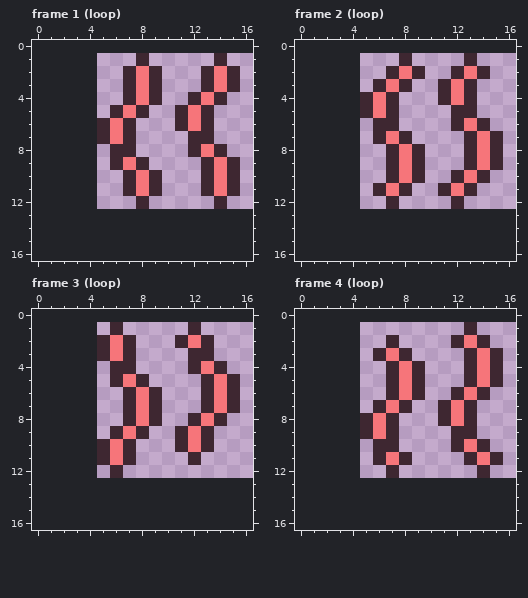
Two versions of one pixel-art file, art/hits/fx-status-stinky@75.aseprite. The picture above was drawn from the file before the commit.
12x12 pixels, 4 frames. Shown: frame 1 (loop), frame 2 (loop), frame 3 (loop), frame 4 (loop). The old version is drawn lined up with the new one, on the new canvas.
Now the later version:
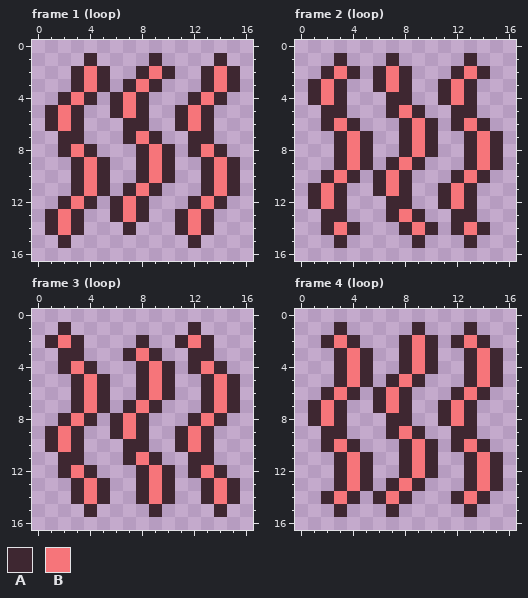
Palette (. is transparent): A #3e2731  B #f6757a
Difference:
canvas 12x12 -> 17x17, the old top-left corner now at 5,1
--- frame 1 (loop)
@@ x 0..16 @@
  0 .................
- 1 ........A.....A..
- 2 .......ABA...ABA.
- 3 .......ABA...ABA.
- 4 .......ABA..ABA..
- 5 ......ABA..ABA...
- 6 .....ABA...ABA...
- 7 .....ABA....AA...
- 8 ......AA....ABA..
- 9 ......ABA....ABA.
-10 .......ABA...ABA.
-11 .......ABA...ABA.
-12 ........A.....A..
-13 .................
-14 .................
-15 .................
+ 1 ....A....A....A..
+ 2 ...ABA..ABA..ABA.
+ 3 ...ABA.ABA...ABA.
+ 4 ..ABA.ABA...ABA..
+ 5 .ABA..ABA..ABA...
+ 6 .ABA...AA..ABA...
+ 7 ..AA...ABA..AA...
+ 8 ..ABA...ABA.ABA..
+ 9 ...ABA..ABA..ABA.
+10 ...ABA..ABA..ABA.
+11 ...ABA.ABA...ABA.
+12 ..ABA.ABA...ABA..
+13 .ABA..ABA..ABA...
+14 .ABA...A...ABA...
+15 ..A.........A....
 16 .................
--- frame 2 (loop)
@@ x 0..16 @@
  0 .................
- 1 ........A....A...
- 2 .......ABA..ABA..
- 3 ......ABA..ABA...
- 4 .....ABA...ABA...
- 5 .....ABA....AA...
- 6 ......AA....ABA..
- 7 ......ABA....ABA.
- 8 .......ABA...ABA.
- 9 .......ABA...ABA.
-10 .......ABA..ABA..
-11 ......ABA..ABA...
-12 .......A....A....
-13 .................
-14 .................
-15 .................
+ 1 ...A...A.....A...
+ 2 ..ABA.ABA...ABA..
+ 3 .ABA..ABA..ABA...
+ 4 .ABA...AA..ABA...
+ 5 ..AA...ABA..AA...
+ 6 ..ABA...ABA.ABA..
+ 7 ...ABA..ABA..ABA.
+ 8 ...ABA..ABA..ABA.
+ 9 ...ABA.ABA...ABA.
+10 ..ABA.ABA...ABA..
+11 .ABA..ABA..ABA...
+12 .ABA...AA..ABA...
+13 ..AA...ABA..AA...
+14 ..ABA...ABA.ABA..
+15 ...A.....A...A...
 16 .................
--- frame 3 (loop)
@@ x 0..16 @@
  0 .................
- 1 ......A.....A....
- 2 .....ABA...ABA...
- 3 .....ABA....AA...
- 4 ......AA....ABA..
- 5 ......ABA....ABA.
- 6 .......ABA...ABA.
- 7 .......ABA...ABA.
- 8 .......ABA..ABA..
- 9 ......ABA..ABA...
-10 .....ABA...ABA...
-11 .....ABA....A....
-12 ......A..........
-13 .................
-14 .................
-15 .................
+ 1 ..A.........A....
+ 2 .ABA....A..ABA...
+ 3 ..AA...ABA..AA...
+ 4 ..ABA...ABA.ABA..
+ 5 ...ABA..ABA..ABA.
+ 6 ...ABA..ABA..ABA.
+ 7 ...ABA.ABA...ABA.
+ 8 ..ABA.ABA...ABA..
+ 9 .ABA..ABA..ABA...
+10 .ABA...AA..ABA...
+11 ..AA...ABA..AA...
+12 ..ABA...ABA.ABA..
+13 ...ABA..ABA..ABA.
+14 ...ABA..ABA..ABA.
+15 ....A....A....A..
 16 .................
--- frame 4 (loop)
@@ x 0..16 @@
  0 .................
- 1 .............A...
- 2 .......A....ABA..
- 3 ......ABA....ABA.
- 4 .......ABA...ABA.
- 5 .......ABA...ABA.
- 6 .......ABA..ABA..
- 7 ......ABA..ABA...
- 8 .....ABA...ABA...
- 9 .....ABA....AA...
-10 ......AA....ABA..
-11 ......ABA....ABA.
-12 .......A......A..
-13 .................
-14 .................
-15 .................
+ 1 ...A.....A...A...
+ 2 ..ABA...ABA.ABA..
+ 3 ...ABA..ABA..ABA.
+ 4 ...ABA..ABA..ABA.
+ 5 ...ABA.ABA...ABA.
+ 6 ..ABA.ABA...ABA..
+ 7 .ABA..ABA..ABA...
+ 8 .ABA...AA..ABA...
+ 9 ..AA...ABA..AA...
+10 ..ABA...ABA.ABA..
+11 ...ABA..ABA..ABA.
+12 ...ABA..ABA..ABA.
+13 ...ABA.ABA...ABA.
+14 ..ABA.ABA...ABA..
+15 ...A...A.....A...
 16 .................
Where, in picture pixels (left, top, right, bottom), the same in both pictures:
changed: (45, 53, 214, 248)
changed: (308, 53, 490, 248)
changed: (45, 322, 240, 517)
changed: (308, 322, 503, 517)
